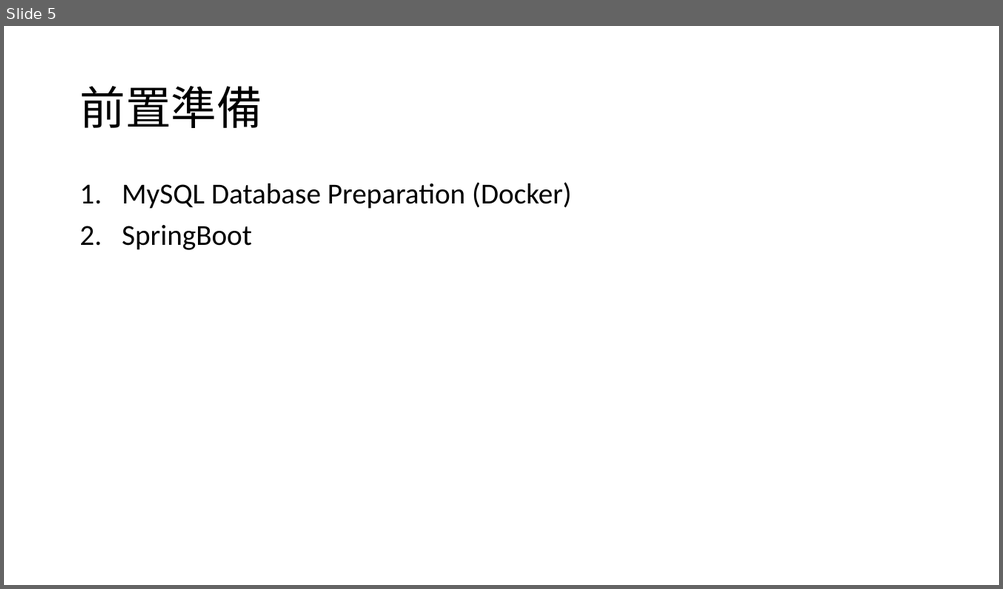
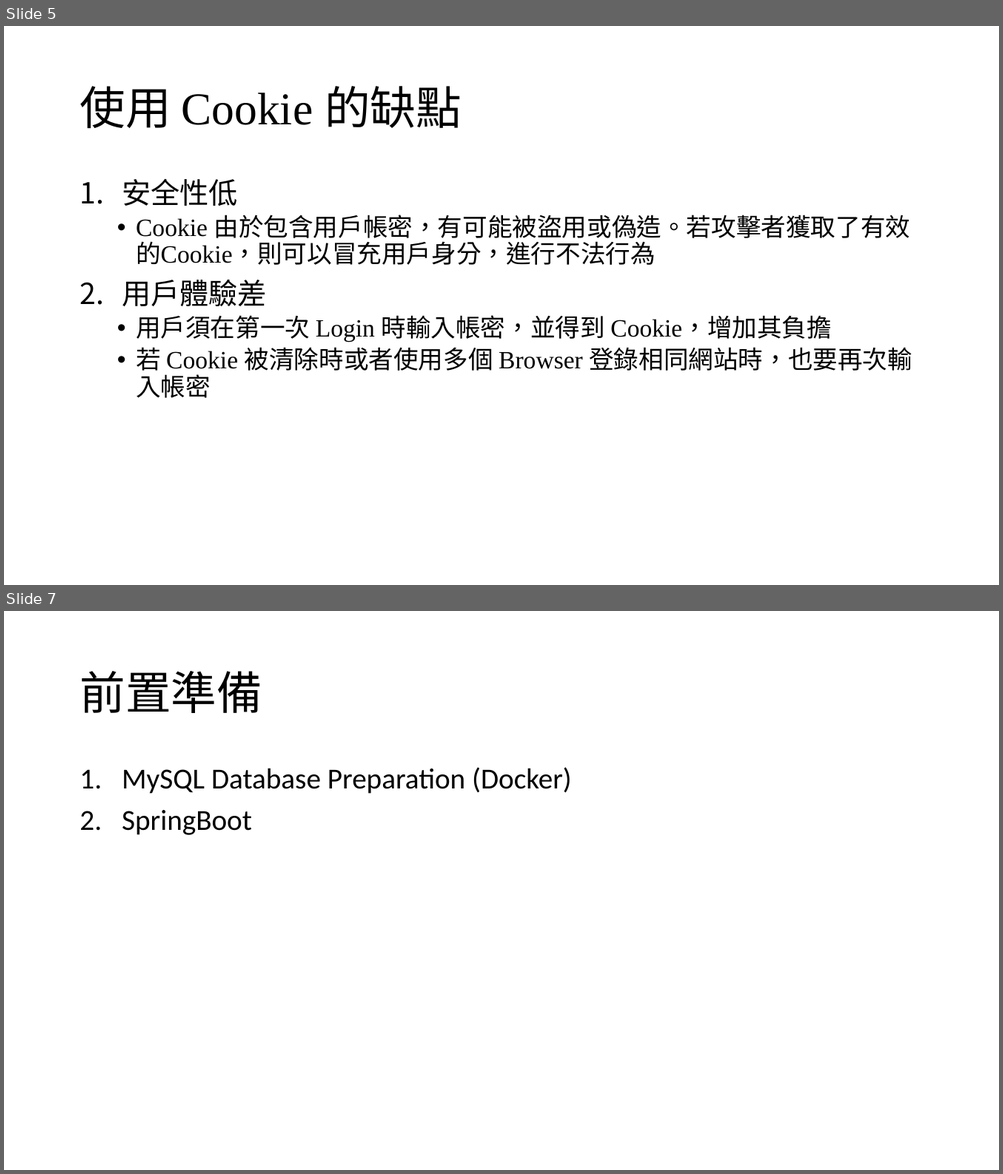
Before and after one commit to ariel055132/Spring, a slide deck: simpleLogin/SpringBoot用戶註冊登入功能.pptx. Shown one above the other, each under a label of ours: slide 5 before the commit, slides 5 and 7 after it; the slides between them are not shown. The pictures are 1003x589 and 1003x1174 pixels, drawn with LibreOffice and Linux fonts; fonts in the diff are those of the drawing. Boxes give left, top, right and bottom in pixels: in the first picture for what was removed or moved away, otherwise in the second. Text is boxed around its words. In the diff, an @@ line names an element or a change of style, - is before the commit and + after.

Commit message:
Update SpringBoot用戶註冊登入功能.pptx
Update the introduction of cookie and session

```diff
--- a/simpleLogin/SpringBoot用戶註冊登入功能.pptx
+++ b/simpleLogin/SpringBoot用戶註冊登入功能.pptx
@@ slide 5 added at [4, 26, 999, 585], background #FFFFFF @@
@@ title added at [79, 86, 461, 129], 44 pt, text #000000 @@
+使用 Cookie 的缺點
@@ text added at [122, 178, 912, 398], 24 pt, text #000000 @@
+1. 安全性低
+  • Cookie 由於包含用戶帳密，有可能被盜用或偽造。若攻擊者獲取了有效的Cookie，則可以冒充用戶身分，進行不法行為
+2. 用戶體驗差
+  • 用戶須在第一次 Login 時輸入帳密，並得到 Cookie，增加其負擔
+  • 若 Cookie 被清除時或者使用多個 Browser 登錄相同網站時，也要再次輸入帳密
@@ what was slide 5 is now slide 7 @@
```
Also in this commit, not shown: 4 slides changed, 1 other slide added.
